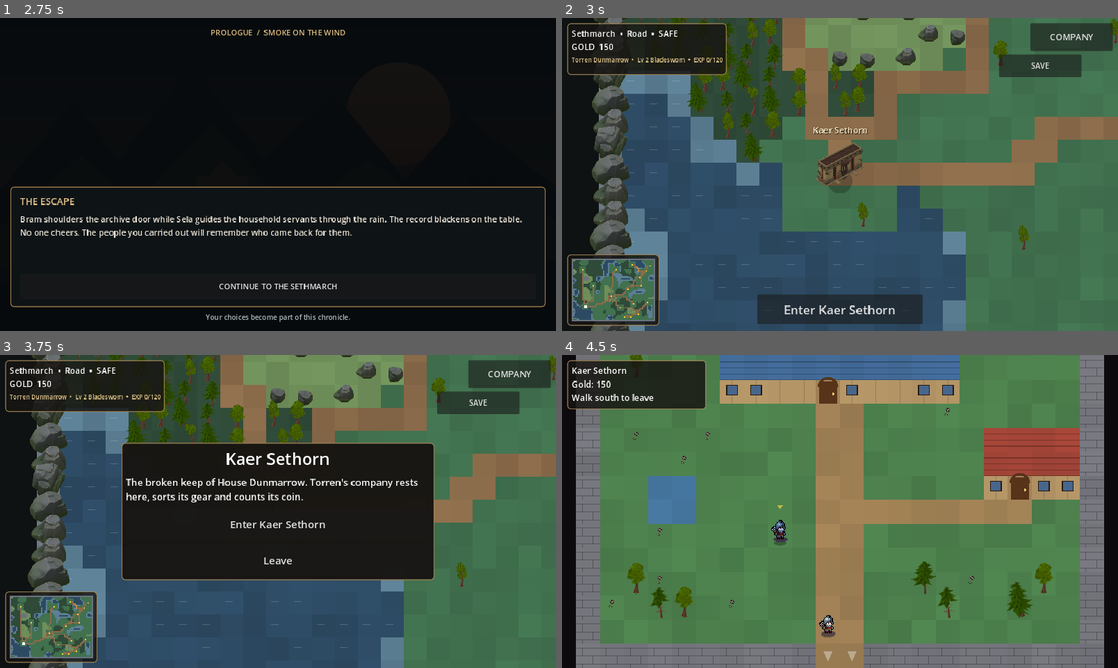
Above: before the commit, frames 1-4 (two rows, left to right).
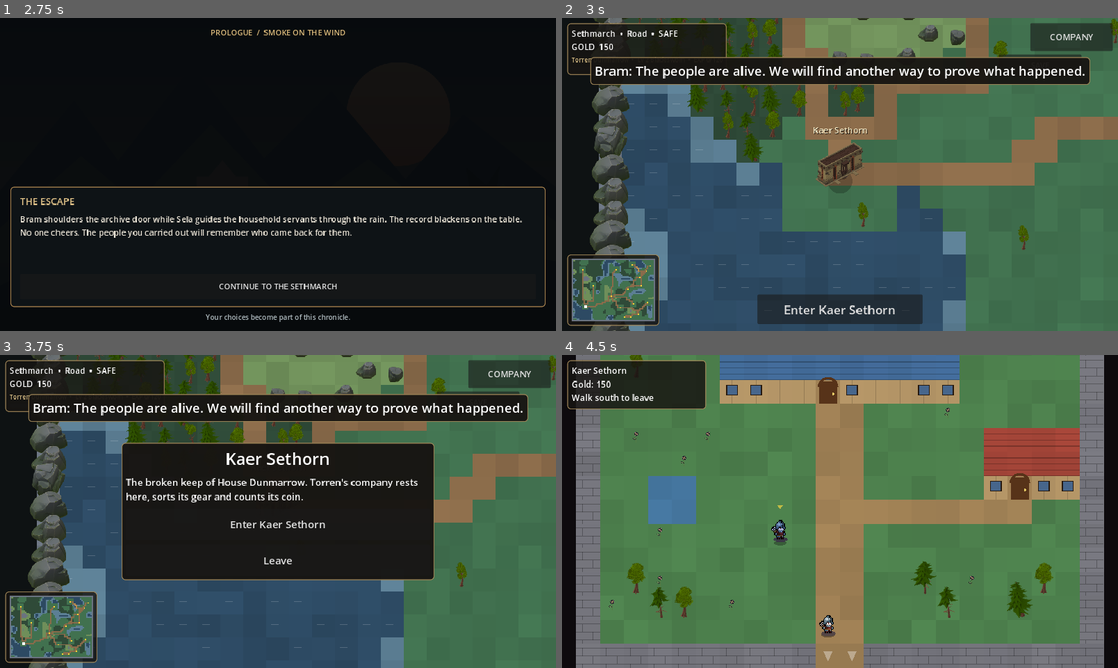
Above: after the commit, the same moments.

Repository: ninjun42215-gif/KindleWake
Game: Godot game, scene res://TitleScreen.tscn
Two runs of this game, one before a commit and one after it. Both use one fixed random seed, a clock stepped at 60 frames per second and the inputs below.
Inputs:
- Up to frame 1 (2.75 s): click "NEW GAME" at 0.5 s; click "BEGIN CHRONICLE" at 1.25 s; click "Get the people out. The recor…" at 2 s
- Up to frame 2 (3 s): click "CONTINUE TO THE SETHMARCH" at 2.75 s
- Up to frame 3 (3.75 s): click "Enter Kaer Sethorn" at 3.5 s
- Up to frame 4 (4.5 s): click "Enter Kaer Sethorn" at 4.25 s

Frame 1 is identical in both runs. In frame 2, 7.0% of the frame differs, in the area x 5-95%, y 12-22%; in frame 3, 7.0%; in frame 4, nothing differs.

Commit message:
feat(story): acknowledge prologue decisions on overworld arrival

Diff:
--- a/Kindlewake/scripts/ui/world_scene.gd
+++ b/Kindlewake/scripts/ui/world_scene.gd
@@ -2,6 +2,7 @@
 
 const CharacterSheetScript = preload("res://scripts/core/character_sheet.gd")
 const PartyScreenScript = preload("res://scripts/ui/party_screen.gd")
+const PrologueSystem = preload("res://scripts/core/prologue_system.gd")
 ## Overworld (Milestone 7, first step): walk freely over the Sallow Marches, find places, get ambushed.
 ## Touch: tap to walk to a spot, hold and drag to steer. Terrain changes speed; forests are more dangerous.
 ## All rules live in WorldMap; battles reuse the battle scene through GameState.start_battle_from_world().
@@ -68,8 +69,26 @@
     next_threshold = WorldMap.encounter_threshold(GameData.world, rng.randf())
     _build_ui()
     _build_minimap()
+    _show_prologue_acknowledgement()
     GameState.from_world = true
     GameState.save_campaign("auto_a")
+
+
+func _show_prologue_acknowledgement() -> void:
+    if not bool(GameState.world_flags.get("prologue_complete", false)):
+        return
+    if bool(GameState.world_flags.get("prologue_acknowledged", false)):
+        return
+    var line: String = PrologueSystem.acknowledgement(GameState.world_flags)
+    if line == "":
+        return
+    banner_label.text = line
+    banner.visible = true
+    GameState.world_flags["prologue_acknowledged"] = true
+    get_tree().create_timer(7.0).timeout.connect(func():
+        if is_instance_valid(banner):
+            banner.visible = false
+    )
 
 
 func cell_center(c: Vector2i) -> Vector2:
